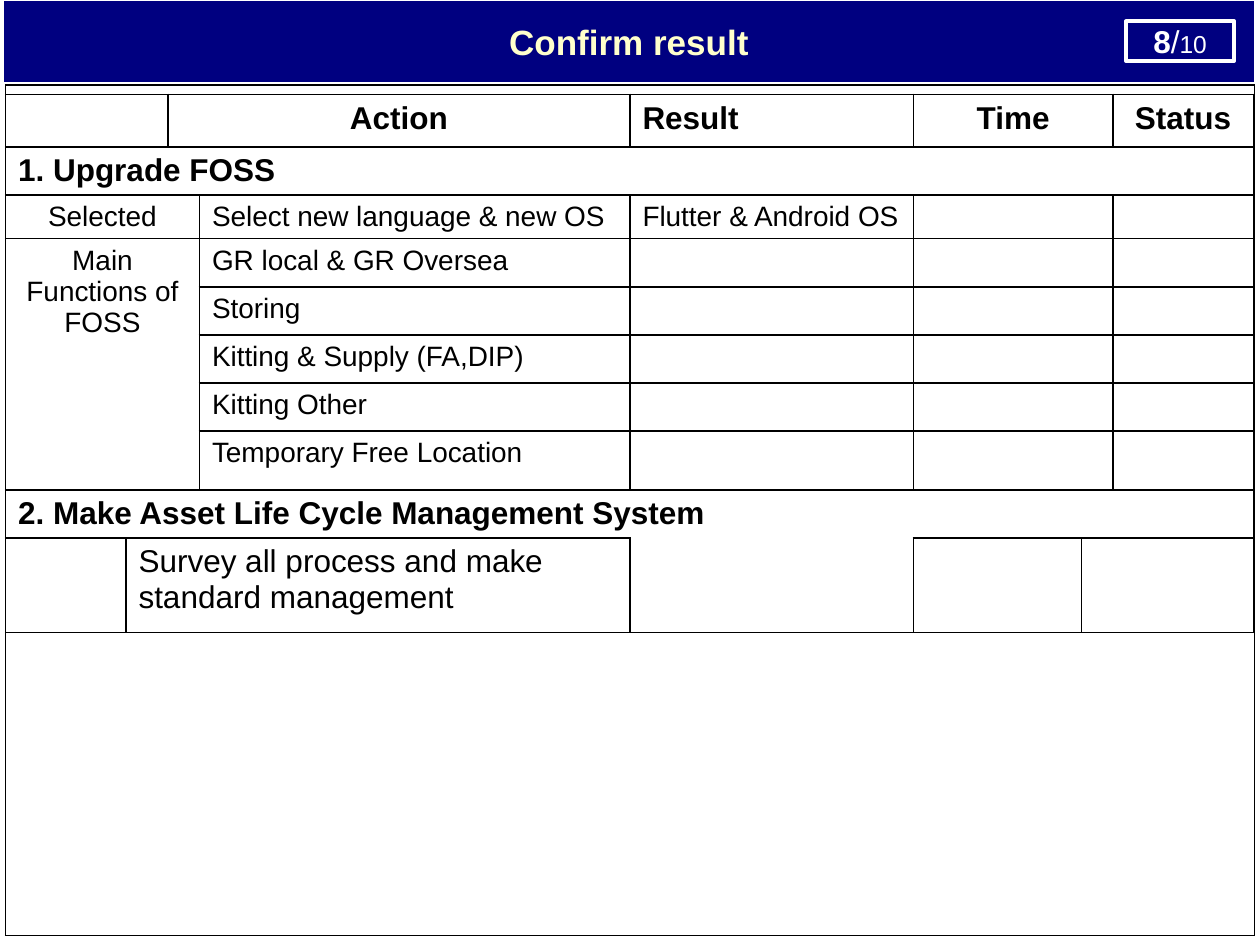
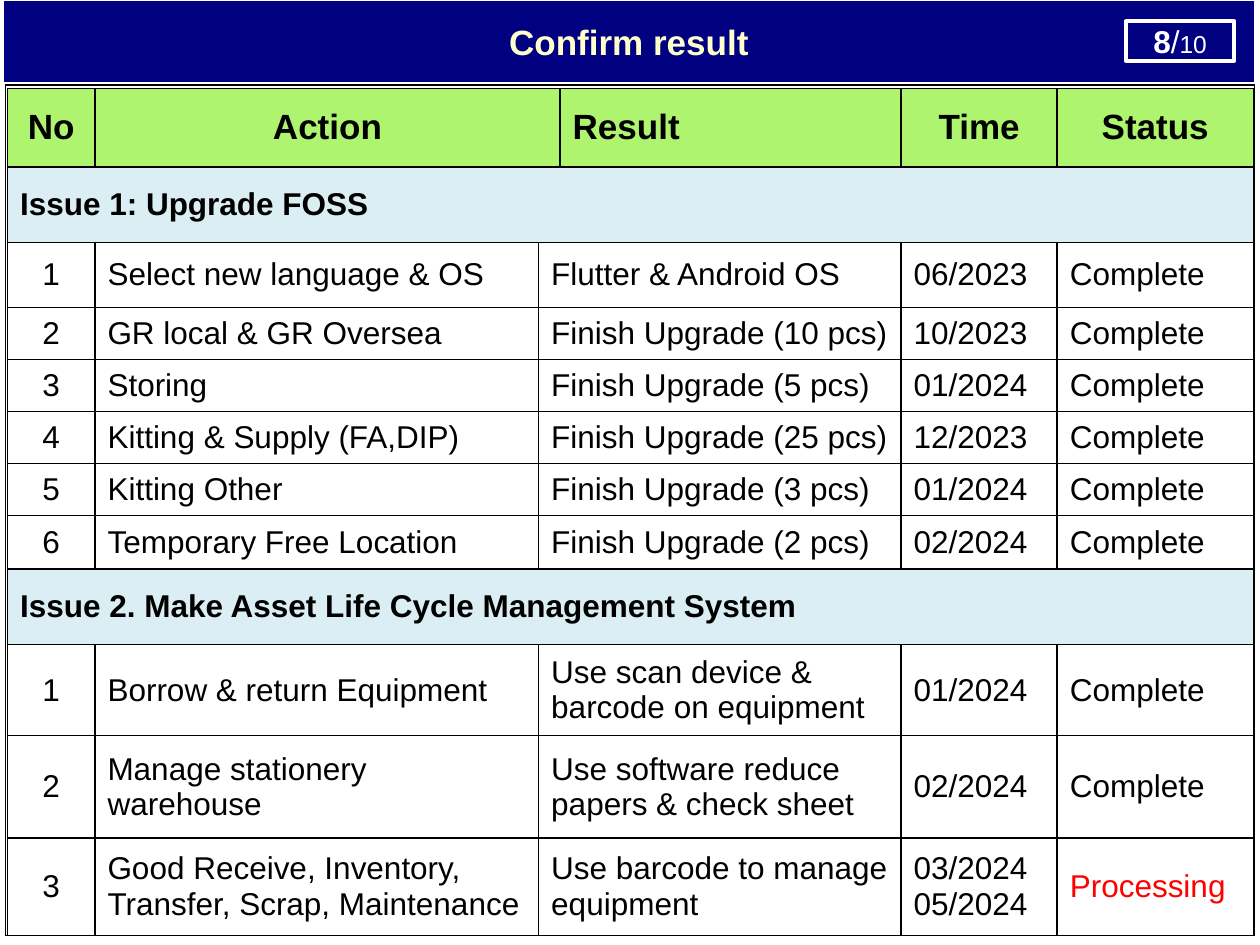
Before and after one commit to thietbicongnghevietnam/ReportPSNV, a slide deck: slide 9 of Report_test.pptx. Drawn at 1260x945 pixels with LibreOffice and Linux fonts; fonts in the diff are those of the drawing. Boxes give left, top, right and bottom in pixels: in the first picture for what was removed or moved away, otherwise in the second. Text is boxed around its words. In the diff, an @@ line names an element or a change of style, - is before the commit and + after.

```diff
--- a/Report_test.pptx
+++ b/Report_test.pptx
@@ table at bbox=[8, 88, 1254, 935] @@
- |  | Action |  | Result | Time |  | Status
-1. Upgrade FOSS |  |  |  |  |  |  | 
-Selected |  |  | Select new language & new OS | Flutter & Android OS |  |  | 
-Main Functions of FOSS |  |  | GR local & GR Oversea |  |  |  | 
- |  |  | Storing |  |  |  | 
- |  |  | Kitting & Supply (FA,DIP) |  |  |  | 
- |  |  | Kitting Other |  |  |  | 
- |  |  | Temporary Free Location |  |  |  | 
-2. Make Asset Life Cycle Management System |  |  |  |  |  |  | 
- | Survey all process and make standard management |  |  |  |  |  | 
+No | Action |  | Result | Time | Status
+Issue 1: Upgrade FOSS |  |  |  |  | 
+1 | Select new language & OS | Flutter & Android OS |  | 06/2023 | Complete
+2 | GR local & GR Oversea | Finish Upgrade (10 pcs) |  | 10/2023 | Complete
+3 | Storing | Finish Upgrade (5 pcs) |  | 01/2024 | Complete
+4 | Kitting & Supply (FA,DIP) | Finish Upgrade (25 pcs) |  | 12/2023 | Complete
+5 | Kitting Other | Finish Upgrade (3 pcs) |  | 01/2024 | Complete
+6 | Temporary Free Location | Finish Upgrade (2 pcs) |  | 02/2024 | Complete
+Issue 2. Make Asset Life Cycle Management System |  |  |  |  | 
+1 | Borrow & return Equipment | Use scan device & barcode on equipment |  | 01/2024 | Complete
+2 | Manage stationery warehouse | Use software reduce papers & check sheet |  | 02/2024 | Complete
+3 | Good Receive, Inventory, Transfer, Scrap, Maintenance | Use barcode to manage equipment |  | 03/2024 / 05/2024 | Processing
@@ table: place and size @@
-table at bbox=[5, 94, 1252, 649]
+table at bbox=[8, 88, 1254, 935]
```
Also in this commit, not shown: 7 other slides changed.
